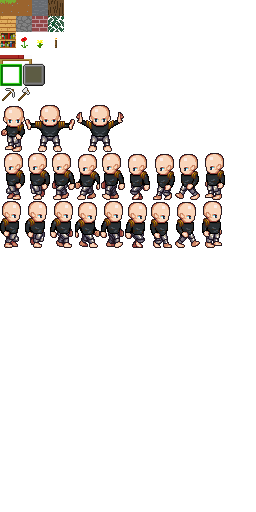
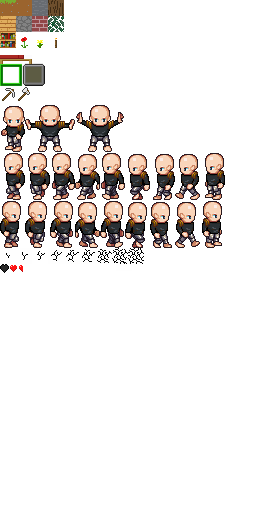
Before/after of a 256px x 512px layered artwork. What changed in the layer stack:
added group "Layer Group" with 14 layers above "tool" over [left=0, top=248, right=144, bottom=273]
added layer "destroy_stage_1.png" in group "Layer Group" over [left=6, top=253, right=10, bottom=258]
added layer "destroy_stage_3.png" in group "Layer Group" over [left=37, top=251, right=45, bottom=260]
added layer "destroy_stage_6.png" in group "Layer Group" over [left=82, top=249, right=95, bottom=262]
added layer "destroy_stage_5.png" in group "Layer Group" over [left=66, top=250, right=79, bottom=262]
added layer "destroy_stage_8.png" in group "Layer Group" over [left=112, top=248, right=128, bottom=264]
added layer "heart" in group "Layer Group" over [left=10, top=265, right=17, bottom=272]
added layer "half_heart" in group "Layer Group" over [left=19, top=265, right=23, bottom=272]
added layer "black_heart" in group "Layer Group" over [left=0, top=264, right=9, bottom=273]
added layer "destroy_stage_9.png" in group "Layer Group" over [left=128, top=248, right=144, bottom=264]
added layer "destroy_stage_7.png" in group "Layer Group" over [left=97, top=249, right=112, bottom=263]
added layer "destroy_stage_4.png" in group "Layer Group" over [left=51, top=250, right=62, bottom=261]
added layer "destroy_stage_2.png" in group "Layer Group" over [left=22, top=252, right=28, bottom=260]
added layer "destroy_stage_0.png" in group "Layer Group" over [left=116, top=255, right=132, bottom=264]
